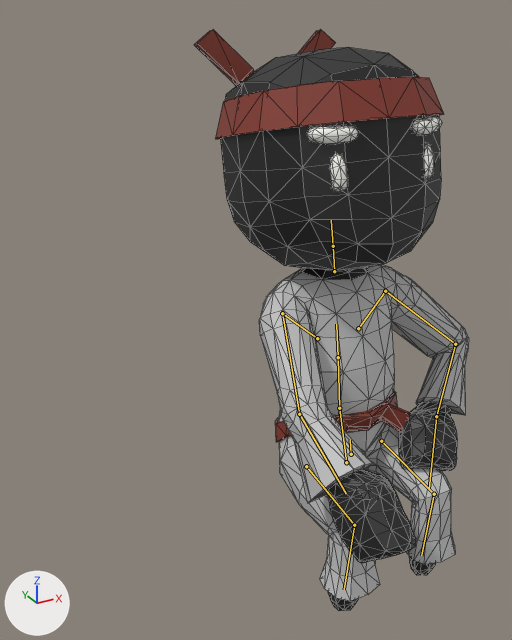
The glTF model assets/models/Kimono_Male.gltf as it was, and as the next commit left it.
Camera for both pictures: a camera (50 mm lens) standing at (-2.04, -2.24, 2.89) and looking at (-0.49, 0.57, 1.48). Lighting does not change. The marker at lower left points along +X, +Y and +Z. The older version comes first. Both versions are drawn at frame 0 of the action 'StandUp'; the numbers are the values there. The bones that change, and the others that lie on the model, are drawn over the model as lines. Mesh edges are drawn as thin lines.

The first picture shows 'Body'.
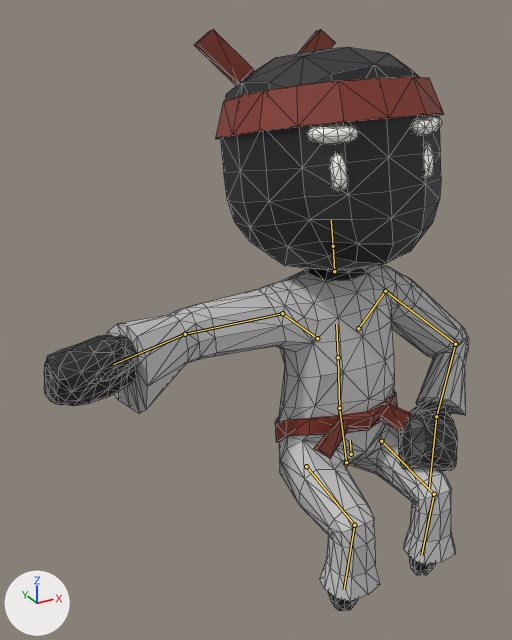
Pixel boxes (x1, y1, x2, y2) of what changed, in the pictures (512 x 640 px):
'Body', posed (54% wider): before (194, 29, 469, 611); after (44, 29, 469, 611)
bone 'UpperArm.R', root to tip: before (282, 313) to (299, 414); after (282, 313) to (185, 334)

What the commit changed:
Bone 'UpperArm.R' (bone_upperarm_r) turns from (-58, 5, 60) to (0, 0, 0) degrees about its own x, y and z.
